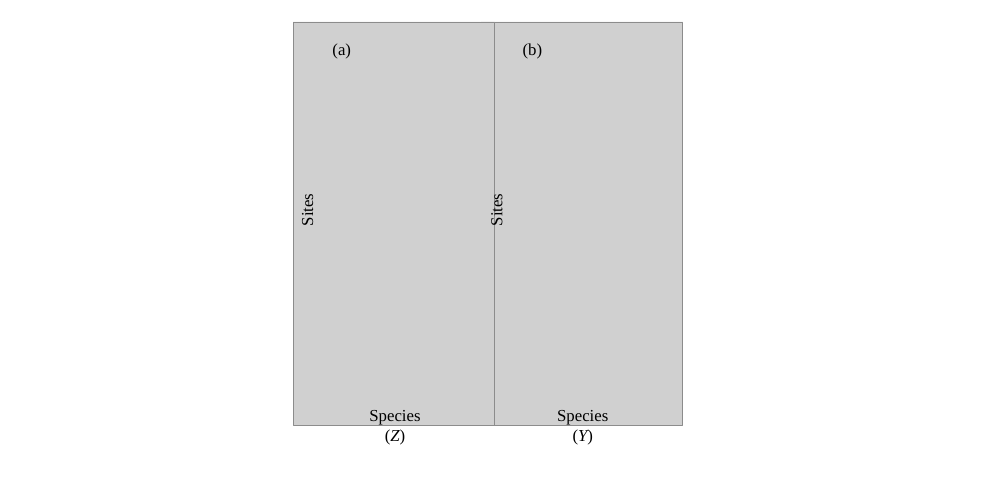
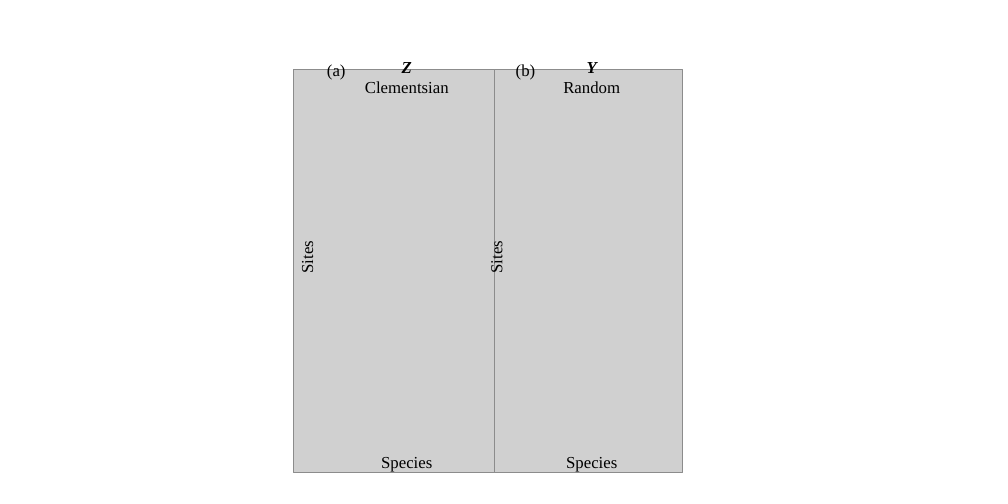
Before and after one commit to jrmihalj/Occ.Modeling.Metacoms, a slide deck: slide 2 of Tables_Figures/Example1/Example1_Fig.pptx. Drawn at 1008x504 pixels with LibreOffice and Linux fonts; fonts in the diff are those of the drawing; grey boxes stand for pictures. Boxes give left, top, right and bottom in pixels: in the first picture for what was removed or moved away, otherwise in the second. Text is boxed around its words. In the diff, an @@ line names an element or a change of style, - is before the commit and + after.

```diff
--- a/Tables_Figures/Example1/Example1_Fig.pptx
+++ b/Tables_Figures/Example1/Example1_Fig.pptx
@@ text "(a)": place and size @@
-text "(a)" at [332,43,351,58]
+text "(a)" at [327,63,346,80]
@@ text added at [365,59,449,93], 18 pt, text #000000 @@
+Z
+Clementsian
@@ text "(b)": place and size @@
-text "(b)" at [523,43,543,59]
+text "(b)" at [516,62,536,80]
@@ text added at [563,59,620,93], 18 pt, text #000000 @@
+Y
+Random
@@ picture: place and size @@
-picture at [293,22,495,425]
+picture at [293,69,495,472]
@@ picture: place and size @@
-picture at [481,22,683,425]
+picture at [481,69,683,472]
@@ text "Sites": place and size @@
-text "Sites" at [298,197,317,225]
+text "Sites" at [298,244,317,272]
@@ text "Sites": place and size @@
-text "Sites" at [487,197,506,226]
+text "Sites" at [487,244,506,273]
@@ text "Species": place and size @@
-text "Species" at [369,410,420,445]
+text "Species" at [381,457,432,473]
@@ text at [385,429,406,445]: paragraph removed @@
-(Z)
@@ text "Species": place and size @@
-text "Species" at [557,410,608,445]
+text "Species" at [566,457,617,473]
@@ text at [573,429,594,445]: paragraph removed @@
-(Y)
```
Also in this commit, not shown: 1 other slide changed, 18 other files.
